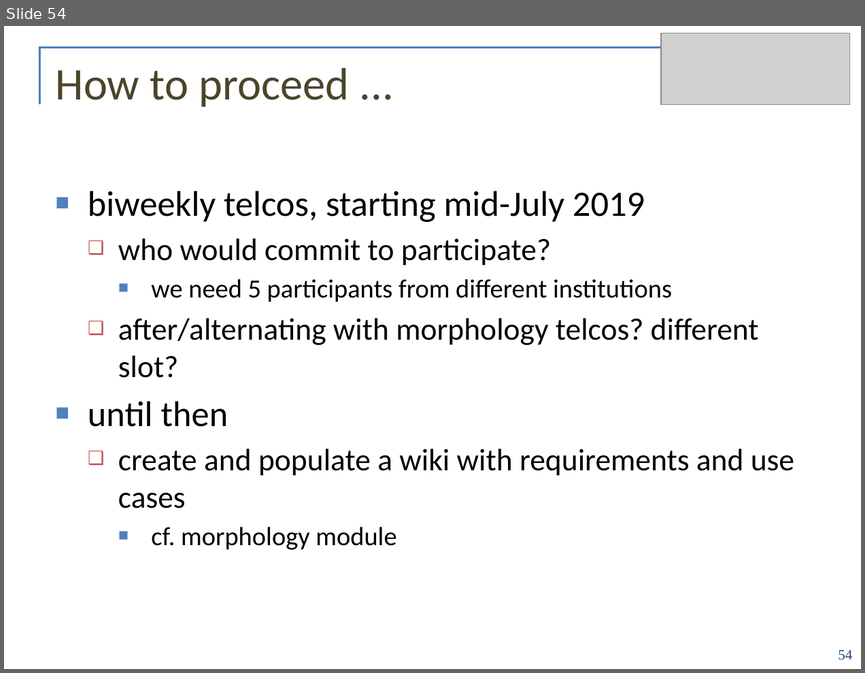
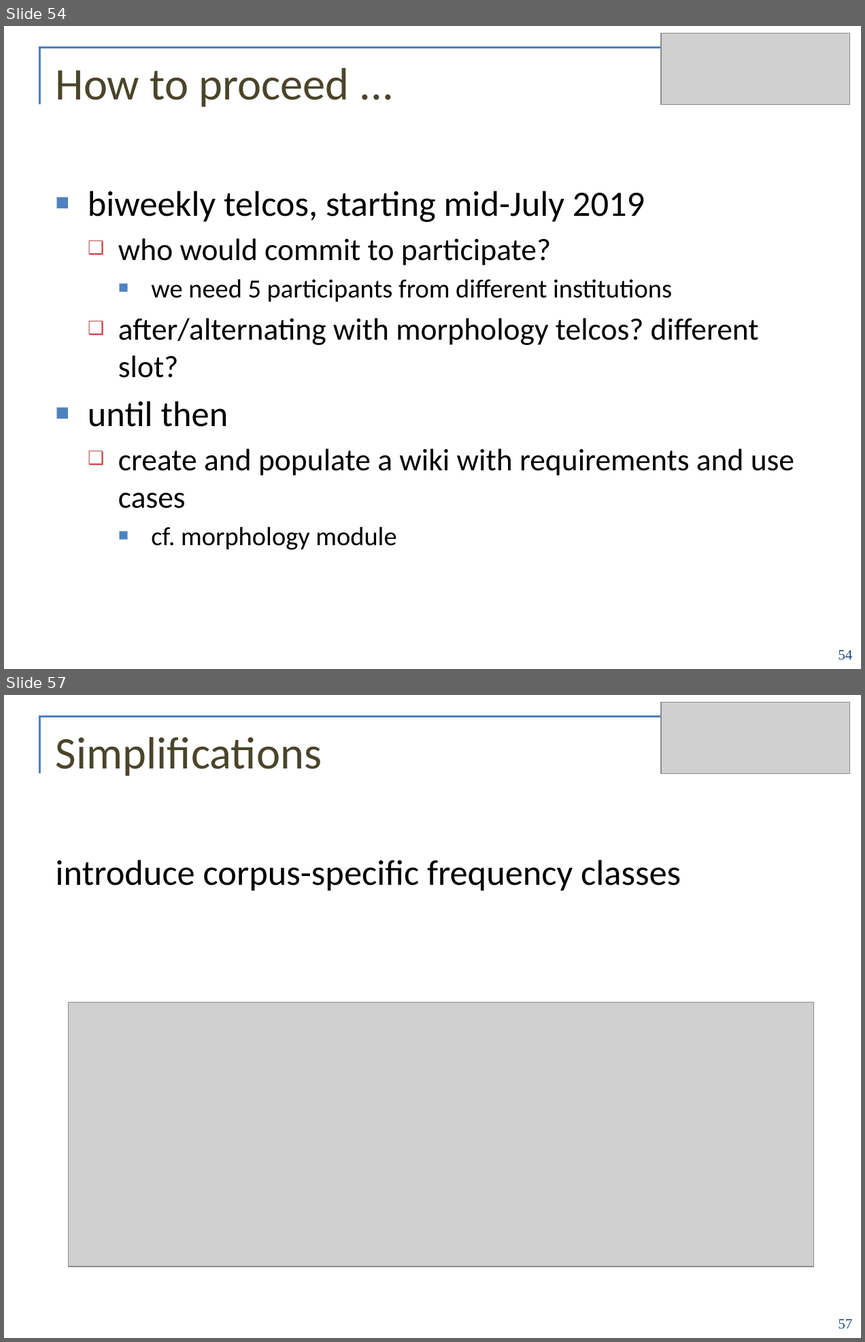
Before and after one commit to ontolex/frequency-attestation-corpus-information, a slide deck: doc/ontolex-f2f-leipzig-may2019.pptx. Shown one above the other, each under a label of ours: slide 54 before the commit, slides 54 and 57 after it; the slides between them are not shown. The pictures are 865x673 and 865x1342 pixels, drawn with LibreOffice and Linux fonts; fonts in the diff are those of the drawing; grey boxes stand for pictures; background and template pictures are left out. Boxes give left, top, right and bottom in pixels: in the first picture for what was removed or moved away, otherwise in the second. Text is boxed around its words. In the diff, an @@ line names an element or a change of style, - is before the commit and + after.

```diff
--- a/doc/ontolex-f2f-leipzig-may2019.pptx
+++ b/doc/ontolex-f2f-leipzig-may2019.pptx
@@ slide 57 added at bbox=[4, 695, 861, 1338], background #FFFFFF; not listed: 2 template elements that a slide beside it also shows @@
@@ picture added at bbox=[661, 702, 851, 773] @@
@@ ellipse added at bbox=[673, 706, 850, 722], fill #FFFFFF @@
@@ title added at bbox=[56, 736, 322, 776], 38 pt, text #4A452A @@
+Simplifications
@@ text added at bbox=[56, 860, 681, 891], 30 pt, text #000000 @@
+introduce corpus-specific frequency classes
@@ picture added at bbox=[68, 1002, 814, 1266] @@
@@ page number added at bbox=[838, 1319, 852, 1328], 12 pt, text #1F497D @@
+57
```
Also in this commit, not shown: 4 other slides added.
